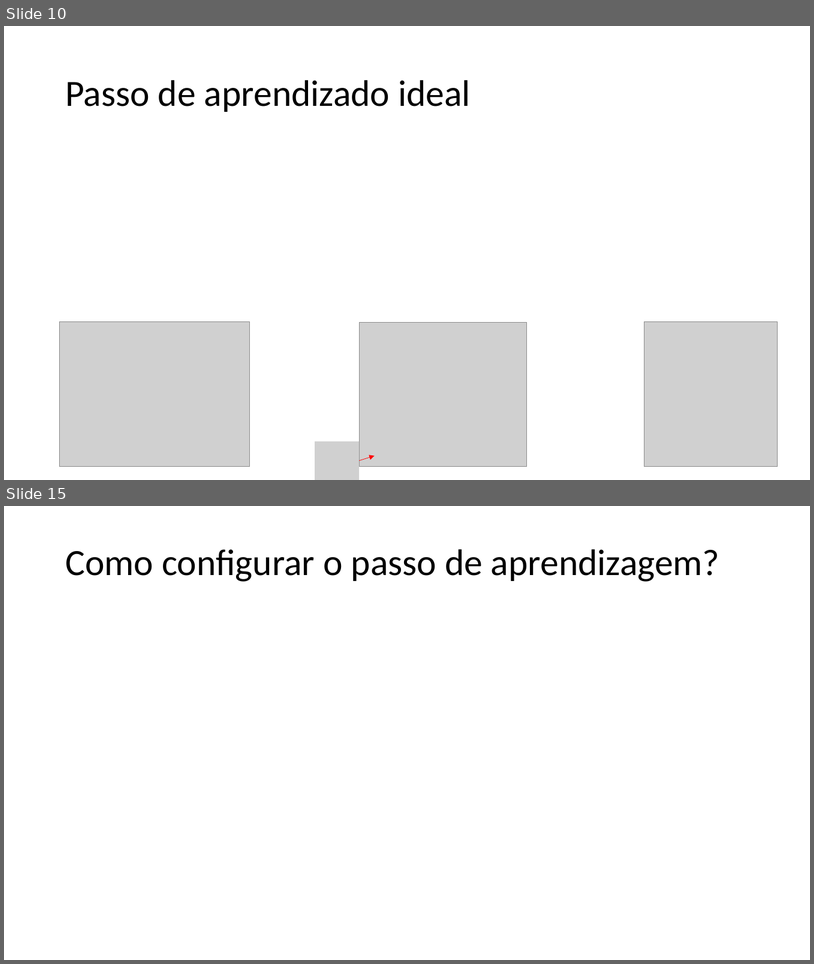
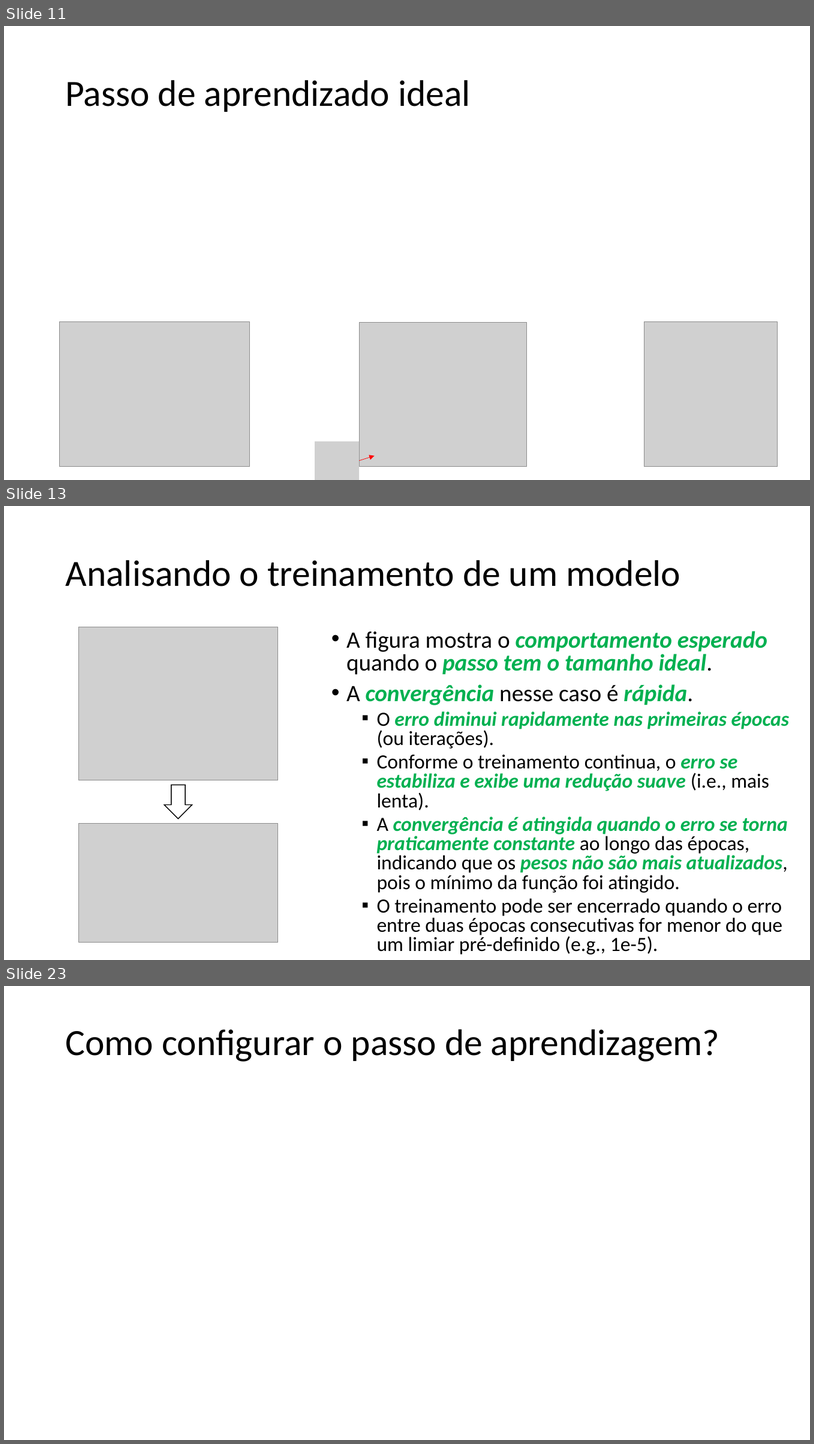
Before and after one commit to zz4fap/t319_aprendizado_de_maquina, a slide deck: slides/T319_Regressão_Linear (Parte III).pptx. Shown one above the other, each under a label of ours: slides 10 and 15 before the commit, slides 11, 13 and 23 after it; the slides between them are not shown. The pictures are 814x964 and 814x1444 pixels, drawn with LibreOffice and Linux fonts; fonts in the diff are those of the drawing; grey boxes stand for pictures. Boxes give left, top, right and bottom in pixels: in the first picture for what was removed or moved away, otherwise in the second. Text is boxed around its words. In the diff, an @@ line names an element or a change of style, - is before the commit and + after.

Commit message:
update of slides

```diff
--- a/slides/T319_Regressão_Linear (Parte III).pptx
+++ b/slides/T319_Regressão_Linear (Parte III).pptx
@@ slide 13 added at <box>4,506,810,960</box>, background #FFFFFF @@
@@ title added at <box>65,560,681,586</box>, 44 pt, text #000000 @@
+Analisando o treinamento de um modelo
@@ picture added at <box>78,627,278,781</box> @@
@@ text added at <box>347,631,789,954</box>, 24 pt, text #000000 @@
+• A figura mostra o comportamento esperado quando o passo tem o tamanho ideal.
+• A convergência nesse caso é rápida.
+  ▪ O erro diminui rapidamente nas primeiras épocas (ou iterações).
+  ▪ Conforme o treinamento continua, o erro se estabiliza e exibe uma redução suave (i.e., mais lenta).
+  ▪ A convergência é atingida quando o erro se torna praticamente constante ao longo das épocas, indicando que os pesos não são mais atualizados, pois o mínimo da função foi atingido.
+  ▪ O treinamento pode ser encerrado quando o erro entre duas épocas consecutivas for menor do que um limiar pré-definido (e.g., 1e-5).
@@ right arrow added at <box>164,785,192,819</box>, outline #000000 1 pt @@
@@ picture added at <box>78,823,278,942</box> @@
@@ what was slide 10 is now slide 11 @@
@@ what was slide 15 is now slide 23 @@
```
Also in this commit, not shown: 1 slide changed, 11 other slides added, 3 slides removed, 6 other files.
